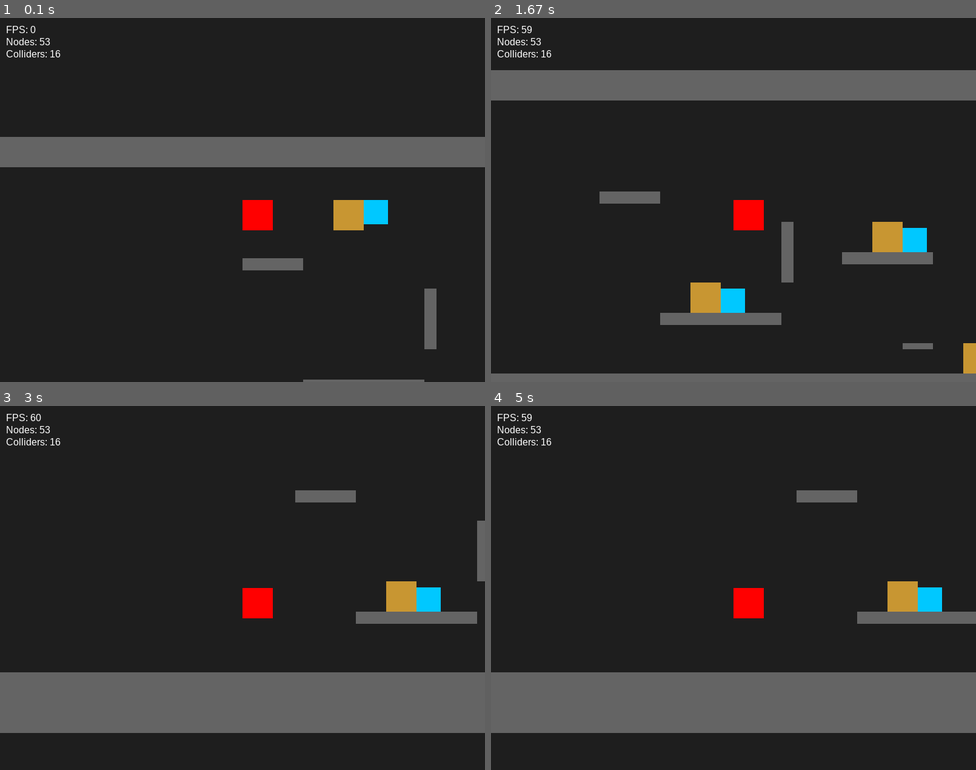
Above: before the commit, frames 1-4 (two rows, left to right).
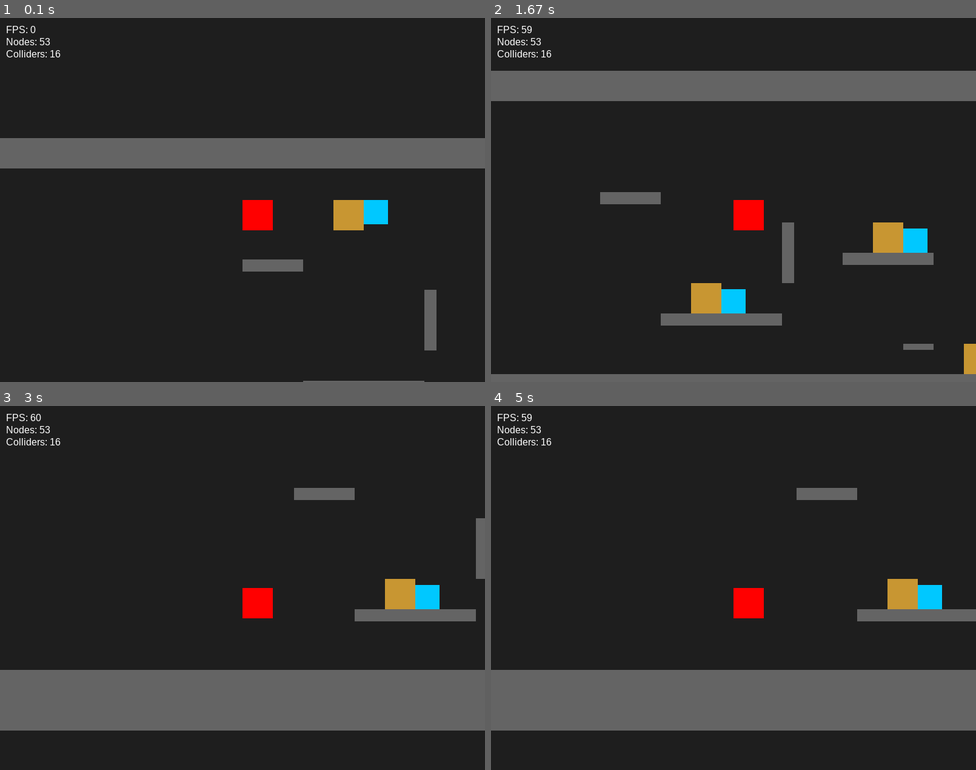
Above: after the commit, the same moments.

Repository: nalqit/py-engine
Game: pygame game, started from src/game/main.py
The game is run twice, just before and just after one commit, with the same random seed, the same clock (stepped at 60 frames per second) and the same inputs.
Inputs:
- Up to frame 1 (0.1 s): no input
- Up to frame 2 (1.67 s): hold Right 0.33-0.8 s; hold Up 0.83-1.13 s; hold Up 1.17-1.63 s
- Up to frame 3 (3 s): hold Left 1.67-2.2 s; hold Left 2.23-2.63 s; hold Up from 2.67 s (still down)
- Up to frame 4 (5 s): release Up at 3.03 s; hold Right 3.07-3.7 s; hold Left 3.73-4.2 s; hold Right 4.23-4.7 s; hold Up from 4.73 s (still down)

The runs differ from the first frame. In frame 1, 0.9% of the frame differs, in the area x 0-100%, y 32-100%; in frame 2, 0.9%; in frame 3, 2.1%, in the area x 0-100%, y 22-90%; in frame 4, 1.9%.

Commit message:
feat: Introduce 2D scene graph with global transforms and camera, integrate a physics-based game demo, and add player state machine tests.

Diff:
--- a/src/engine/collision/collision_world.py
+++ b/src/engine/collision/collision_world.py
@@ -18,6 +18,29 @@
     def __init__(self, name):
         super().__init__(name)
         self._last_collisions = set()
+        self._cached_colliders = []
+        self._cached_rects = {}  # collider -> (l, t, r, b)
+
+    def update(self, delta):
+        """Update cache before children update."""
+        self._refresh_collider_cache()
+        self._refresh_rect_cache()
+        super().update(delta)
+
+    def _refresh_collider_cache(self):
+        """Flatten the collider list once per frame to avoid O(N^2) tree walking."""
+        root = self._get_root()
+        self._cached_colliders = [
+            node for node in self._walk(root)
+            if isinstance(node, Collider2D)
+        ]
+
+    def _refresh_rect_cache(self):
+        """Pre-calculate all world-space collider bounds."""
+        self._cached_rects = {}
+        for col in self._cached_colliders:
+            gx, gy = col.get_global_position()
+            self._cached_rects[col] = (gx, gy, gx + col.width, gy + col.height)
 
     # ------------------------------------------------------------------
     # Internal helpers
@@ -73,11 +96,7 @@
         best_result = CollisionResult.none()
         smallest_penetration = float('inf')
 
-        for node in self._walk(root):
-            if not isinstance(node, Collider2D):
-                continue
-
-            other = node
+        for other in self._cached_colliders:
             if other is collider:
                 continue
 
@@ -89,12 +108,12 @@
             if other.is_trigger:
                 continue
 
-            # Other collider bounds (float from global position)
-            ogx, ogy = other.get_global_position()
-            other_left = ogx
-            other_top = ogy
-            other_right = other_left + other.width
-            other_bottom = other_top + other.height
+            # Other collider bounds (float from cache)
+            other_rect = self._cached_rects.get(other)
+            if not other_rect:
+                continue
+
+            other_left, other_top, other_right, other_bottom = other_rect
 
             # Float-precision overlap check (strict inequality = no touching)
             if (test_left >= other_right or test_right <= other_left or
@@ -147,12 +166,7 @@
 
     def process_collisions(self):
         """Call once per frame to emit collision enter/stay/exit events."""
-        root = self._get_root()
-
-        all_colliders = [
-            node for node in self._walk(root)
-            if isinstance(node, Collider2D)
-        ]
+        all_colliders = self._cached_colliders
 
         current = set()
 
--- a/src/engine/scene/node.py
+++ b/src/engine/scene/node.py
@@ -22,7 +22,13 @@
         if child in self.children:
             self.children.remove(child)
             child.parent = None
-
+    def update_transforms(self) -> None:
+        """
+        Updates transforms for this node and all of its children.
+        Base Node doesn't have transform data, but propagates to children.
+        """
+        for child in self.children:
+            child.update_transforms()
 
     def update(self, delta: float) -> None:
         """
--- a/src/engine/scene/node2d.py
+++ b/src/engine/scene/node2d.py
@@ -7,13 +7,25 @@
         super().__init__(name)
         self.local_x = local_x
         self.local_y = local_y
+        self._cached_global_x = local_x
+        self._cached_global_y = local_y
+
+    def update_transforms(self):
+        """Pre-calculate global positions recursively."""
+        if not self.parent or not isinstance(self.parent, Node2D):
+            self._cached_global_x = self.local_x
+            self._cached_global_y = self.local_y
+        else:
+            pgx, pgy = self.parent.get_global_position()
+            self._cached_global_x = pgx + self.local_x
+            self._cached_global_y = pgy + self.local_y
+
+        # Propagation to children
+        super().update_transforms()
 
     def get_global_position(self):
-        if not self.parent:
-            return self.local_x, self.local_y
-        else:
-            parent_pos = self.parent.get_global_position()
-            return parent_pos[0] + self.local_x, parent_pos[1] + self.local_y
+        """Returns the pre-calculated global position."""
+        return self._cached_global_x, self._cached_global_y
     def get_screen_position(self):
         gx, gy = self.get_global_position()
         if Node2D.camera:
--- a/src/game/main.py
+++ b/src/game/main.py
@@ -123,16 +123,27 @@
     # ---------------- Main Loop ----------------
     root.print_tree()
     running = True
+    fixed_dt = 1/60.0
+    accumulator = 0.0
+
     while running:
-        dt = clock.tick(60) / 1000
+        dt = clock.tick(60) / 1000.0  # Cap at 120fps for visuals, but physics is fixed
+        accumulator += dt
 
         # Events
         for event in pygame.event.get():
             if event.type == pygame.QUIT:
                 running = False
 
-        # Update
-        root.update(dt)
+        # Physics/Logic Steps (Fixed Timestep)
+        while accumulator >= fixed_dt:
+            # 1. Update all global positions and transformation caches
+            root.update_transforms()
+
+            # 2. Update logic nodes (which now use the cached transforms)
+            root.update(fixed_dt)
+
+            accumulator -= fixed_dt
 
         # Draw
         screen.fill((30, 30, 30))
--- /dev/null
+++ b/tests/test_performance_stability.py
@@ -0,0 +1,98 @@
+import sys
+import os
+import pygame
+
+sys.path.insert(0, os.path.abspath(os.path.join(os.path.dirname(__file__), "..")))
+
+from src.engine.collision.collider2d import Collider2D
+from src.engine.collision.collision_world import CollisionWorld
+from src.engine.scene.node2d import Node2D
+from src.game.entities.player import Player
+
+def setup_test_scene():
+    root = Node2D("Root")
+    cw = CollisionWorld("CW")
+    root.add_child(cw)
+
+    player_col = Collider2D("PlayerCol", 0, 0, 50, 50)
+    player = Player("Player", 100, 450, player_col, cw) # Start near "floor"
+    player.add_child(player_col)
+    root.add_child(player)
+
+    # Floor
+    floor = Node2D("Floor", 0, 500)
+    floor_col = Collider2D("FloorCol", 0, 0, 800, 50, is_static=True)
+    floor_col.layer = "wall"
+    floor.add_child(floor_col)
+    root.add_child(floor)
+
+    return root, cw, player
+
+def test_consistent_jump_height():
+    """Verify that jumping results in the same peak height regardless of delta."""
+    # 1. Simulate at 60Hz (fixed_dt should match)
+    root1, cw1, player1 = setup_test_scene()
+    player1.use_gravity = True
+    player1.apply_impulse(0, -400) # Initial jump
+
+    peak_y_60 = player1.local_y
+    # Simulate for 1 second at 60fps
+    for _ in range(60):
+        dt = 1/60.0
+        root1.update_transforms()
+        root1.update(dt)
+        peak_y_60 = min(peak_y_60, player1.local_y)
+
+    # 2. Simulate at 10Hz (very laggy)
+    root2, cw2, player2 = setup_test_scene()
+    player2.use_gravity = True
+    player2.apply_impulse(0, -400)
+
+    fixed_dt = 1/60.0
+    accumulator = 0.0
+    peak_y_accumulator = player2.local_y
+
+    # Simulate for 1 second at 10fps
+    for _ in range(10):
+        dt = 0.1 # 10fps
+        accumulator += dt
+        while accumulator >= fixed_dt:
+            root2.update_transforms()
+            root2.update(fixed_dt)
+            peak_y_accumulator = min(peak_y_accumulator, player2.local_y)
+            accumulator -= fixed_dt
+
+    print(f"Peak Y at 60fps: {peak_y_60:.4f}")
+    print(f"Peak Y with Accumulator (10fps): {peak_y_accumulator:.4f}")
+
+    # They should be IDENTICAL because the same fixed_dt was used in the physics steps
+    assert abs(peak_y_60 - peak_y_accumulator) < 0.0001
+    print("[PASS] test_consistent_jump_height")
+
+def test_global_position_cache():
+    """Ensure cached global positions are correct."""
+    root = Node2D("Root", 10, 10)
+    child = Node2D("Child", 20, 20)
+    root.add_child(child)
+
+    # Before update_transforms, cache should be default (local)
+    assert child.get_global_position() == (20, 20)
+
+    root.update_transforms()
+    assert child.get_global_position() == (30, 30)
+
+    child.local_x = 50
+    # Still 30, 30 because not refreshed
+    assert child.get_global_position() == (30, 30)
+
+    root.update_transforms()
+    assert child.get_global_position() == (60, 30)
+    print("[PASS] test_global_position_cache")
+
+if __name__ == "__main__":
+    pygame.init()
+    if not pygame.display.get_surface():
+        pygame.display.set_mode((1, 1), pygame.NOFRAME | pygame.HIDDEN)
+
+    test_global_position_cache()
+    test_consistent_jump_height()
--- a/tests/test_state_layer.py
+++ b/tests/test_state_layer.py
@@ -12,6 +12,12 @@
 import os
 
 sys.path.insert(0, os.path.abspath(os.path.join(os.path.dirname(__file__), "..")))
+
+import pygame
+# Initialize pygame and a dummy display for tests (needed for key.get_pressed)
+pygame.init()
+if not pygame.display.get_surface():
+    pygame.display.set_mode((1, 1), pygame.NOFRAME | pygame.HIDDEN)
 
 from src.engine.collision.collider2d import Collider2D
 from src.engine.collision.collision_world import CollisionWorld
@@ -39,6 +45,9 @@
     floor_col.mask = {"player"}
     floor.add_child(floor_col)
     root.add_child(floor)
+
+    # Populate CollisionWorld cache manually to avoid triggering Player.update() prematurely
+    cw._refresh_collider_cache()
 
     return root, cw, player
 
Not shown, added: ARCHITECTURAL_LAYERS.md
